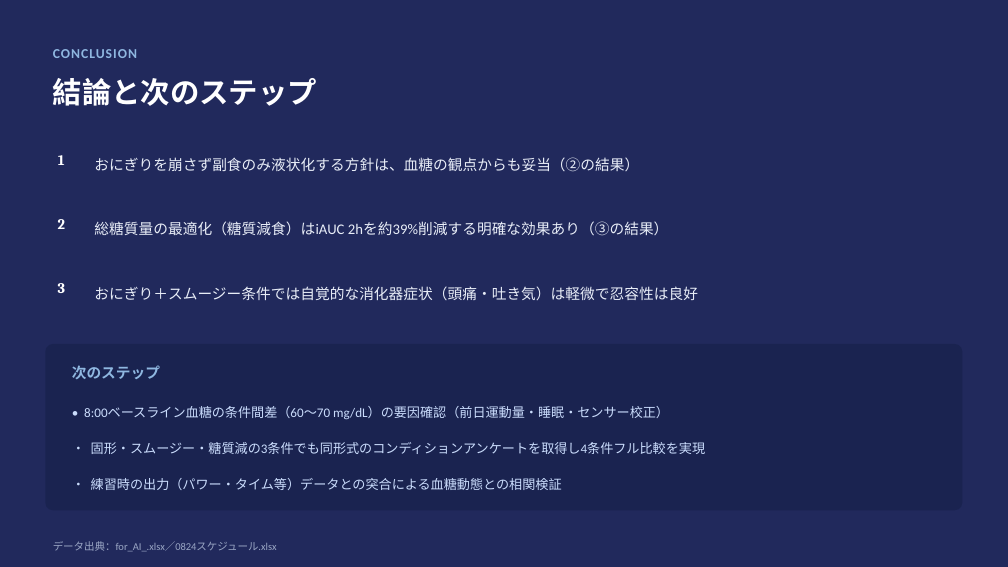
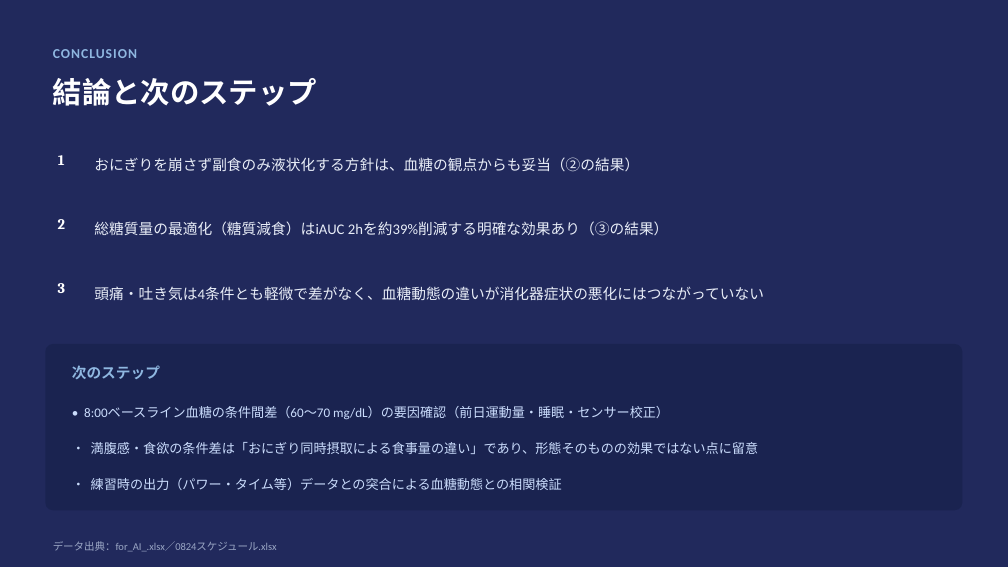
Before and after one commit to atsuh2022-ux/AK, a slide deck: slide 10 of analysis/slides/血糖値比較分析.pptx. Drawn at 1008x567 pixels with LibreOffice and Linux fonts; fonts in the diff are those of the drawing. Boxes give left, top, right and bottom in pixels: in the first picture for what was removed or moved away, otherwise in the second. Text is boxed around its words. In the diff, an @@ line names an element or a change of style, - is before the commit and + after.

```diff
--- a/analysis/slides/血糖値比較分析.pptx
+++ b/analysis/slides/血糖値比較分析.pptx
@@ text at (94, 286, 764, 300): text changed @@
-おにぎり＋スムージー条件では自覚的な消化器症状（頭痛・吐き気）は軽微で忍容性は良好
+頭痛・吐き気は4条件とも軽微で差がなく、血糖動態の違いが消化器症状の悪化にはつながっていない
@@ text at (91, 442, 758, 454): text changed @@
-• 固形・スムージー・糖質減の3条件でも同形式のコンディションアンケートを取得し4条件フル比較を実現
+• 満腹感・食欲の条件差は「おにぎり同時摂取による食事量の違い」であり、形態そのものの効果ではない点に留意
```
Also in this commit, not shown: 1 other slide changed, 3 other files.
